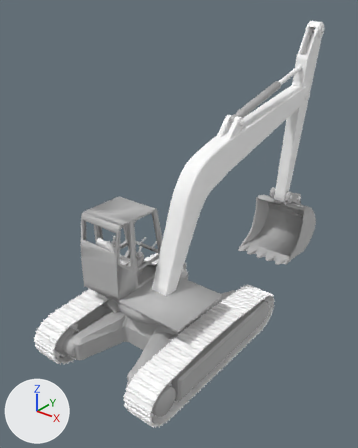
Before and after pictures for a commit that changed the FBX model source/low_excavator.fbx.
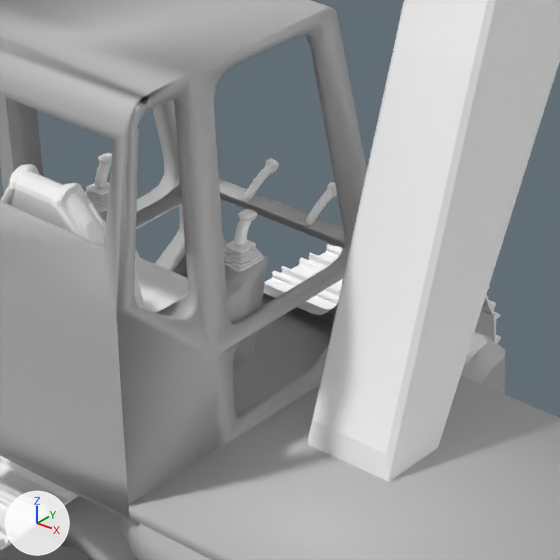
There are two pictures of each version: one whole from a 50 mm lens placed at (25.5, -36.7, 27.8), pointed at (-1.8, -2.5, 6.6), one close up on the part from 27% to 55% of the width and 46% to 69% of the height. Every picture has the same lights, and +X, +Y and +Z are marked at lower left. Where no turn or scale is listed for an object, it has been applied to the vertices. Vertices at the same position are counted once.

The first close-up shows 'New_Game_Object.020', 'New_Game_Object.022', 'New_Game_Object.023', 'New_Game_Object.035', 'New_Game_Object.136', 'New_Game_Object.142', 'New_Game_Object.143', 'New_Game_Object.221'.
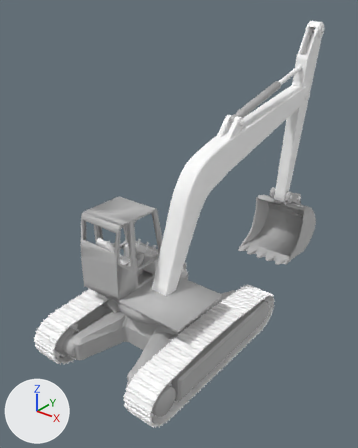
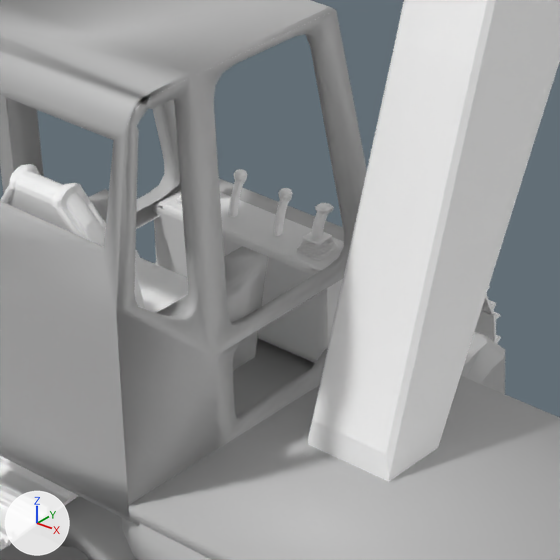
Location of each change, [x1, y1, x2, y2] in pixels of the close-ups (560 x 560 px):
'Cube', added: after [153, 190, 344, 363]
'New_Game_Object.023', recoloured, mesh moved: before [224, 240, 264, 272]; after [296, 232, 339, 261]
'New_Game_Object.142', mesh turned: before [244, 158, 279, 200]; after [229, 169, 248, 217]
'New_Game_Object.022', recoloured, mesh moved: before [234, 209, 257, 246]; after [312, 203, 334, 238]
'New_Game_Object.143', recoloured, mesh turned: before [306, 182, 337, 225]; after [274, 188, 293, 236]
'New_Game_Object.020', mesh moved (not visible afterwards): before [95, 153, 112, 188]

What changed in the scene script:
```text
Change me_scene_563:
    where me_scene_563.from_pydata(...)  # 160 vertices, 316 faces; spans x -3.077..-2.86, y -5.304..-4.439, z 4.584..5.165
    used by ob_new_game_object_143; location = (0.0, 0.0, 0.0)
    remove me_scene_563.materials.append(mat_mat0__instance__533)  # white #ffffff
    me_scene_563 part 3: the whole mesh is turned 42.4 degrees about the x axis through its middle, then moved by (-0.2, -0.861, 0.094)
    add me_scene_563.materials.append(mat_mat0__instance__639)  # white #ffffff
Change me_scene_556:
    where me_scene_556.from_pydata(...)  # 408 vertices, 790 faces; spans x -2.316..-1.74, y -8.29..-7.715, z 5.4..5.723
    used by ob_new_game_object_023; location = (0.0, 0.0, 0.0)
    remove me_scene_556.materials.append(mat_mat0__instance__526)  # white #ffffff
    me_scene_556 part 5: the whole mesh is moved by (-0.2, 2.155, -0.844)
    add me_scene_556.materials.append(mat_mat0__instance__532)  # white #ffffff
Change me_scene_553:
    where me_scene_553.from_pydata(...)  # 160 vertices, 316 faces; spans x -5.476..-5.194, y -8.103..-7.646, z 5.709..6.264
    used by ob_new_game_object_020; location = (0.0, 0.0, 0.0)
    me_scene_553 part 1: the whole mesh is moved by (0.2, 2.1, -0.844)
Change me_scene_555:
    where me_scene_555.from_pydata(...)  # 160 vertices, 316 faces; spans x -2.169..-1.887, y -8.103..-7.646, z 5.709..6.264
    used by ob_new_game_object_022; location = (0.0, 0.0, 0.0)
    remove me_scene_555.materials.append(mat_mat0__instance__525)  # white #ffffff
    me_scene_555 part 4: the whole mesh is moved by (-0.2, 2.155, -0.844)
    add me_scene_555.materials.append(mat_mat0__instance__524)  # white #ffffff
Change me_scene_562:
    where me_scene_562.from_pydata(...)  # 160 vertices, 316 faces; spans x -4.57..-4.352, y -5.304..-4.439, z 4.584..5.165
    used by ob_new_game_object_142; location = (0.0, 0.0, 0.0)
    me_scene_562 part 2: the whole mesh is turned 42.4 degrees about the x axis through its middle, then moved by (0.2, -0.847, 0.107)
Add me_cube_001:
    me_cube_001.from_pydata(...)  # 80 vertices, 66 faces; spans x -2.09..2.09, y -0.61..0.61, z -1.0..1.0
Add ob_cube:
    ob_cube = bpy.data.objects.new('Cube', me_cube_001)
    ob_cube.location = (-3.73, -5.77, 3.61)
```
